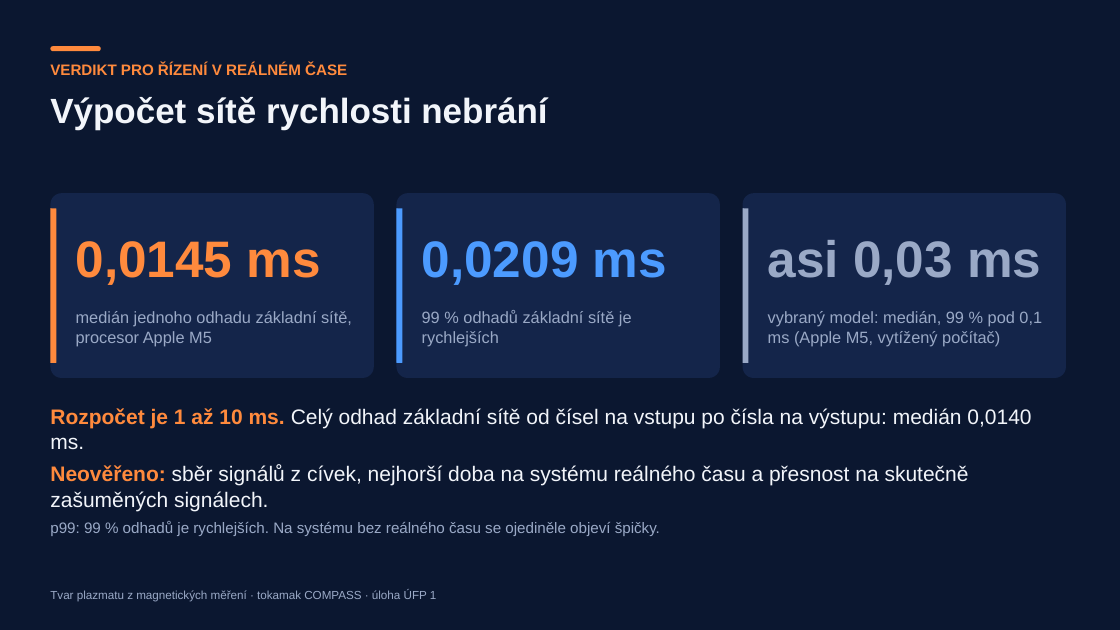
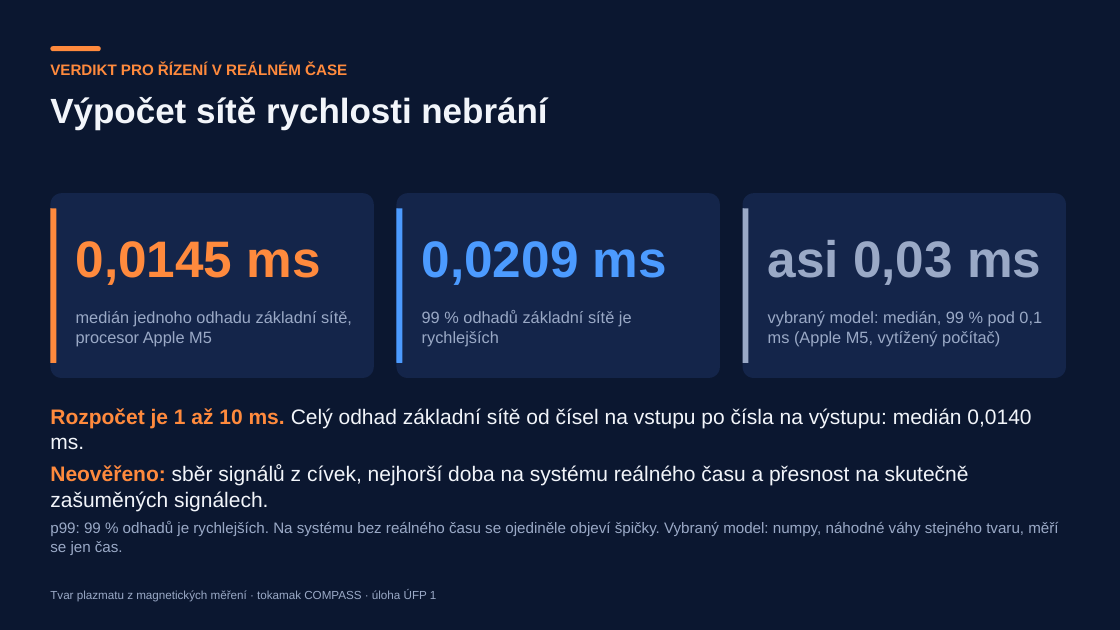
Before and after one commit to mschiller890/hackathon, a slide deck: slide 11 of presentation/deck/slides.pptx. Drawn at 1120x630 pixels with LibreOffice and Linux fonts; fonts in the diff are those of the drawing; background and template pictures are left out. Boxes give left, top, right and bottom in pixels: in the first picture for what was removed or moved away, otherwise in the second. Text is boxed around its words. In the diff, an @@ line names an element or a change of style, - is before the commit and + after.

```diff
--- a/presentation/deck/slides.pptx
+++ b/presentation/deck/slides.pptx
@@ text at [50, 521, 1058, 555]: text changed @@
-p99: 99 % odhadů je rychlejších. Na systému bez reálného času se ojediněle objeví špičky.
+p99: 99 % odhadů je rychlejších. Na systému bez reálného času se ojediněle objeví špičky. Vybraný model: numpy, náhodné váhy stejného tvaru, měří se jen čas.
```
Also in this commit, not shown: 2 other slides changed, 1 other file.
